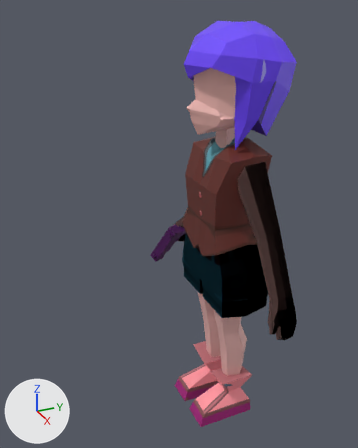
The glTF model assets/characters/lola/lola-basic.glb as it was, and as the next commit left it.
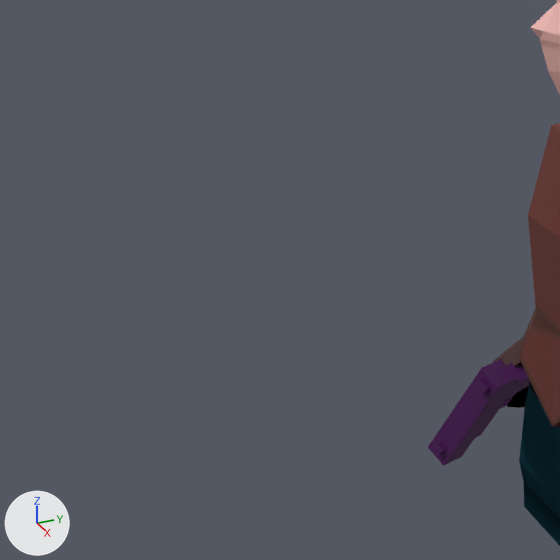
Old and new are each drawn whole from a 50 mm camera at (1.889, -1.1, 2.059) aimed at (-0.048, -0.229, 1.09) and again close up on the part from 0% to 55% of the width and 22% to 66% of the height. Lighting does not change. The marker at lower left points along +X, +Y and +Z. The last two pictures show the newer version. Where no turn or scale is listed for an object, it has been applied to the vertices.

The first close-up shows 'Arms', 'Head', 'Lola_Gun_Basic', 'PANTS', 'Top'.
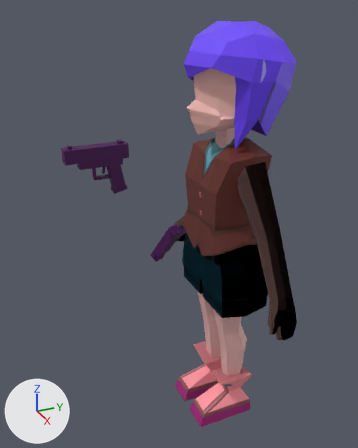
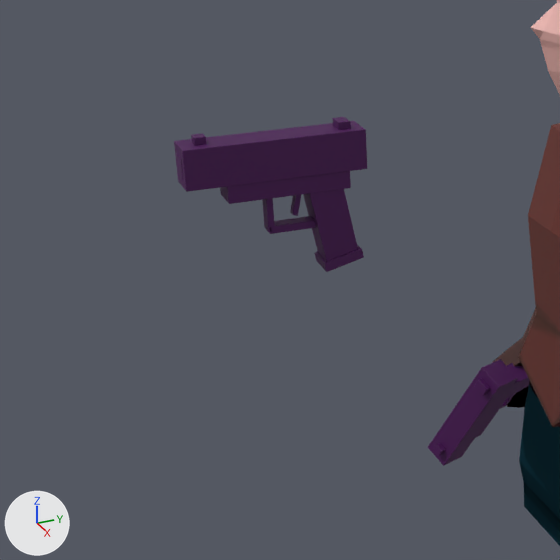
Location of each change, (x1, y1, x2, y2) in pixels of the close-ups (560 x 560 px):
'basic_ShootingWeapon', added (purple)
    after: (174, 117, 367, 272)

Diff of the bpy script that builds the scene:
```diff
--- a/assets/characters/lola/lola-basic.glb.py
+++ b/assets/characters/lola/lola-basic.glb.py
@@ me_lola_gun_basic_mesh_016 @@
+me_lola_gun_basic_mesh_016.from_pydata(...)  # 232 vertices, 424 faces; spans x -0.026..0.026, y -0.215..0.045, z -0.072..0.144
+me_lola_gun_basic_mesh_016.materials.append(mat_lola_gun_material)  # picture img_lola_gun_basecolor
@@ ob_basic_shootingweapon @@
+ob_basic_shootingweapon = bpy.data.objects.new('basic_ShootingWeapon', me_lola_gun_basic_mesh_016)
+ob_basic_shootingweapon.location = (0.0, -0.53, 1.39)
```
